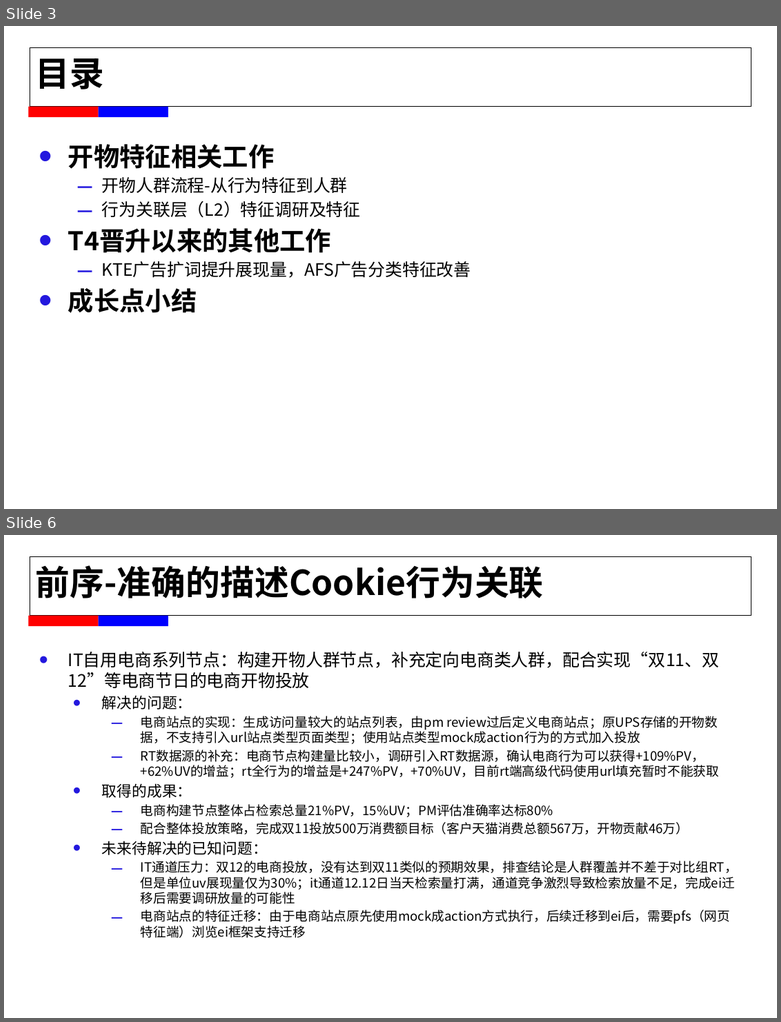
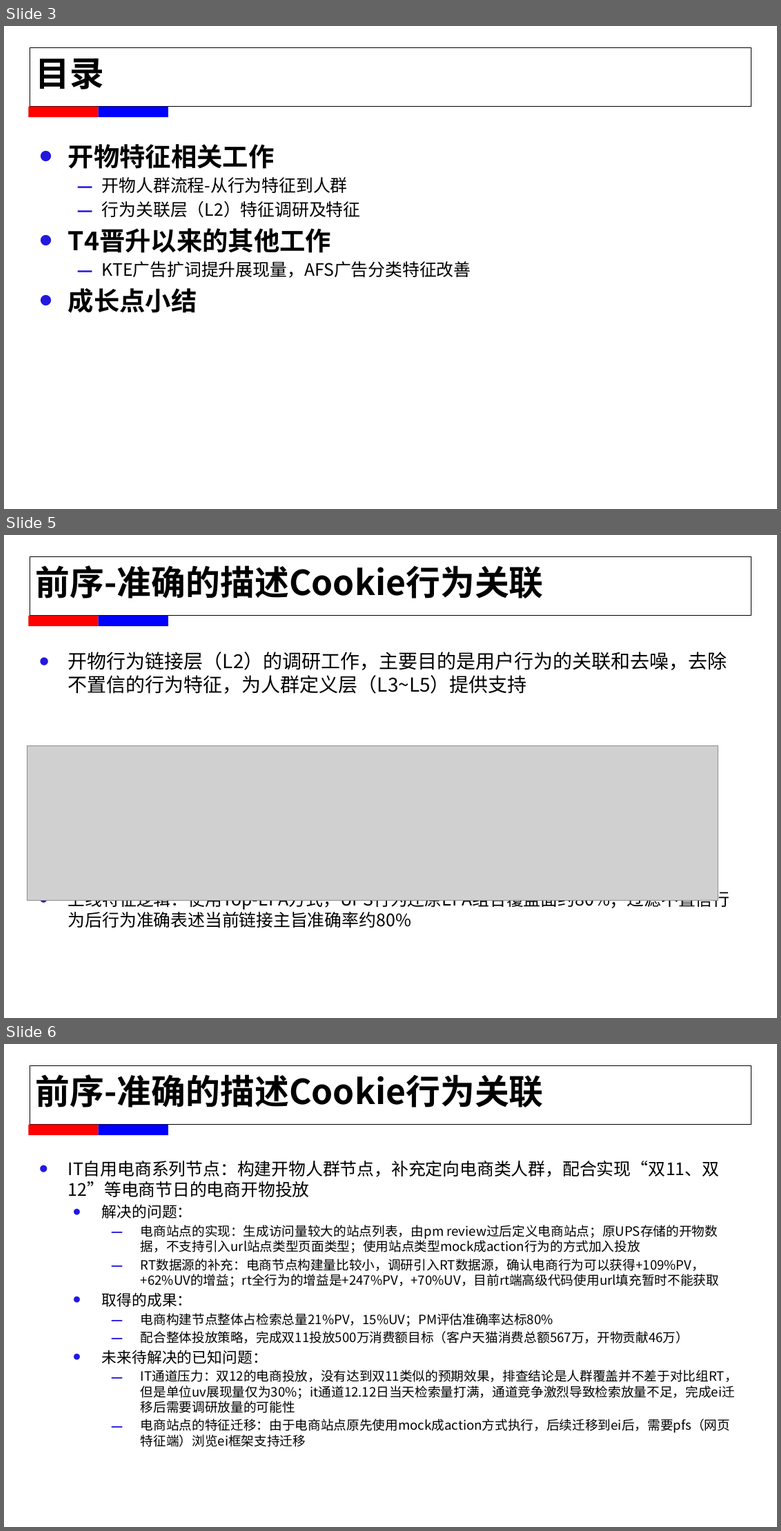
Before and after one commit to alexxyjiang/baidu-tech-report, a slide deck: For T5/蒋学渊_2015年春工作述职.pptx. Shown one above the other, each under a label of ours: slides 3 and 6 before the commit, slides 3, 5 and 6 after it; the slides between them are not shown. The pictures are 781x1022 and 781x1531 pixels, drawn with LibreOffice and Linux fonts; fonts in the diff are those of the drawing; grey boxes stand for pictures; background and template pictures are left out. Boxes give left, top, right and bottom in pixels: in the first picture for what was removed or moved away, otherwise in the second. Text is boxed around its words. In the diff, an @@ line names an element or a change of style, - is before the commit and + after.

```diff
--- a/For T5/蒋学渊_2015年春工作述职.pptx
+++ b/For T5/蒋学渊_2015年春工作述职.pptx
@@ slide 5 added at <box>4,535,777,1018</box>, background #FFFFFF; not listed: 4 template elements that a slide beside it also shows @@
@@ text added at <box>36,565,544,598</box>, 32 pt, text #000000, bold @@
+前序-准确的描述Cookie行为关联
@@ text added at <box>68,652,730,928</box>, 16 pt, text #000000 @@
+• 开物行为链接层（L2）的调研工作，主要目的是用户行为的关联和去噪，去除不置信的行为特征，为人群定义层（L3~L5）提供支持
+• 上线特征逻辑：使用Top-EPA方式，UPS行为还原EPA组合覆盖面约80%；过滤不置信行为后行为准确表述当前链接主旨准确率约80%
@@ picture added at <box>27,746,718,901</box> @@
```
Also in this commit, not shown: 4 slides changed, 2 slides removed, 6 other files.
